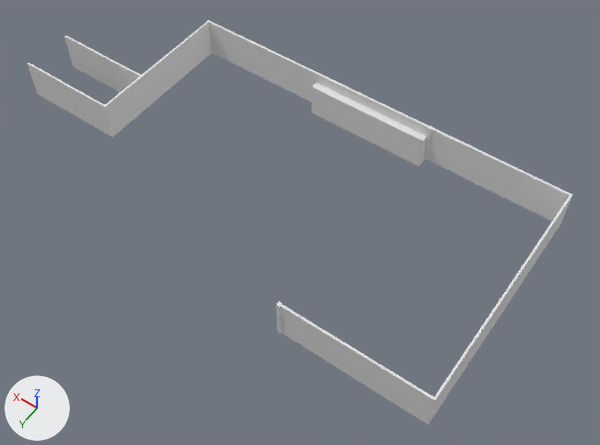
What one commit did to the Blender file Modelos/SotanoA.blend.
Rendered twice from a 50 mm camera at (-17.4, 50.2, 58.1) aimed at (9.6, 12.2, -1.5). The lights are fixed; the arrows at lower left show +X, +Y and +Z. The older version comes first.

Names of what the first picture shows: 'Cubo', 'Cubo.001'.
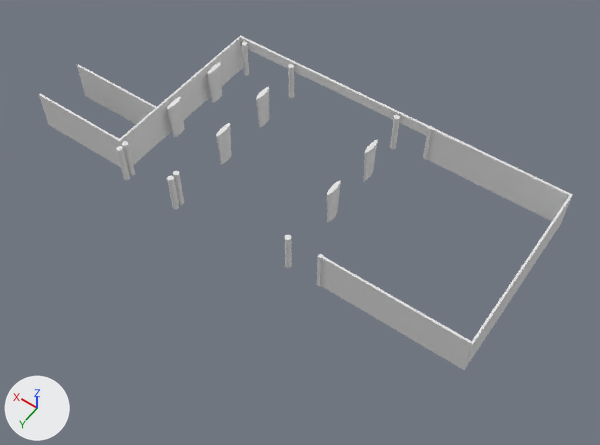
Commit message: columnas
distribución de columnas

The change in detail:
me_cubo_001 is used by ob_cubo; location (0.0, 0.0, 0.0); scale (0.673, 0.673, 0.673).
me_cubo_001 had 80 vertices, 78 faces and spanned x -14.7..59.4, y -0.3..34.6, z 0.0..6.0.
me_cubo_001 now has 84 vertices, 82 faces and spans x -14.7..53.4, y -0.3..26.4, z 0.0..6.0.
me_cubo_001 part 1: 28 vertices moved from x 44.1..59.4, y -0.2..22.6, z 0.0..6.0 to x 38.0..53.4, y -0.2..26.2, z 0.0..6.0; 4 vertices removed from x 44.4..59.4, y 14.8, z 0.0..6.0; 8 vertices added at x 38.0..53.4, y 3.7..25.9, z 0.0..6.0.
me_cubo_001 part 2: 24 vertices moved from x -14.7..5.9, y 34.0..34.6, z 0.0..6.0 to x -14.7..5.9, y 25.8..26.4, z 0.0..6.0.
me_cubo is used by ob_cubo_001; location (0.0, 0.0, 0.0).
Before the commit, vertices of me_cubo: 0 (4.02, -1.13, -0.56), 1 (4.02, -1.13, 2.91) at pixel (433, 128), 2 (4.02, 0.87, -0.56) at pixel (418, 166), 3 (4.02, 0.87, 2.91) at pixel (422, 141), 4 (16.35, -1.13, -0.56).
Before the commit, vertices of me_cubo: 5 (16.35, -1.13, 2.91) at pixel (323, 75), 6 (16.35, 0.87, -0.56) at pixel (311, 112), 7 (16.35, 0.87, 2.91) at pixel (311, 86).
me_cubo had 8 vertices, 6 faces and spanned x 4.02..16.35, y -1.13..0.87, z -0.56..2.91.
me_cubo now has 8 vertices, 6 faces and spans x 4.08..25.58, y -1.13..0.87, z -0.56..2.91.
Part 3, on me_cubo:
Vertices 0 to 3 of me_cubo move by (0.06, 0.0, 0.0).
Vertices 4 to 7 of me_cubo move by (9.23, 0.0, 0.0).
Mesh me_círculo_001 is new.
It consists of a 32-sided cylinder along z spanning x 3.5..4.0, y -0.3..0.3, z -1.1..2.9; a 32-sided cylinder along z spanning x 15.4..16.0, y -0.3..0.3, z -1.1..2.9; a 32-sided cylinder along z spanning x 21.1..21.7, y -0.3..0.3, z -1.1..2.9; a 32-sided cylinder along z spanning x 3.5..4.0, y 16.6..17.2, z -1.1..2.9; a 32-sided cylinder along z spanning x 15.5..16.0, y 16.6..17.2, z -1.1..2.9; a 32-sided cylinder along z spanning x 21.4..22.0, y 16.6..17.2, z -1.1..2.9; a 32-sided cylinder along z spanning x 21.4..22.0, y 17.3..17.9, z -1.1..2.9; a 32-sided cylinder along z spanning x 15.5..16.0, y 17.3..17.9, z -1.1..2.9.
Object 'Cubo.001' (ob_cubo_001) is now hidden.
Object 'Columna' (ob_columna) is now shown.
Object 'Columna.001' (ob_columna_001) is now shown.
Object 'Círculo' (ob_círculo) is new; it shows me_círculo_001.
Its location is (3.31, 0.62, 1.12).

Changed parts and their boxes (x1, y1, x2, y2) in the pictures (600 x 445 px; the box of a moved part takes in the faces that stretch with it):
'Cubo', reshaped (17% shorter)
    before: (27, 20, 573, 424)
    after: (39, 35, 573, 370)
'Cubo.001', hidden
    before: (312, 83, 427, 166)
'Círculo', added
    after: (116, 42, 400, 268)
'Columna.001', shown
    after: (216, 87, 377, 222)
'Columna', shown
    after: (167, 63, 222, 137)
part 1 of me_cubo_001, moved or reshaped
    before: (27, 20, 430, 137)
    after: (39, 35, 430, 168)
part 2 of me_cubo_001, moved or reshaped
    before: (276, 195, 572, 424)
    after: (317, 195, 572, 370)
part 3 of me_cubo, moved or reshaped
    before: (312, 83, 427, 166)
    after: (241, 46, 243, 64)
